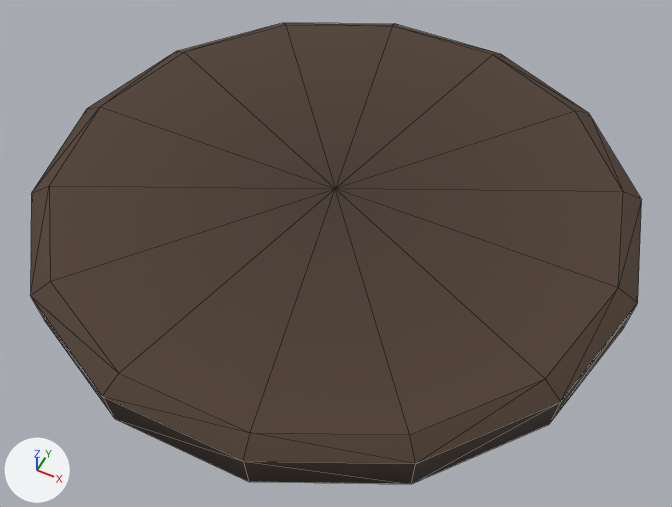
Two versions of the glTF model games/yorimichi/assets/belmonte/meshes/SM_BM_BP_Saucer.glb, one commit apart.
Before and after are seen from a 50 mm lens placed at (0.293, -0.584, 0.676), pointed at (0.016, -0.031, -0.016). The axes (+X, +Y, +Z) are drawn at lower left. The lights are the same throughout. The first picture is the older version. Mesh edges are drawn as thin lines. Vertices at exactly the same position are counted once.

In view in the first picture: 'SM_BM_BP_Saucer'.
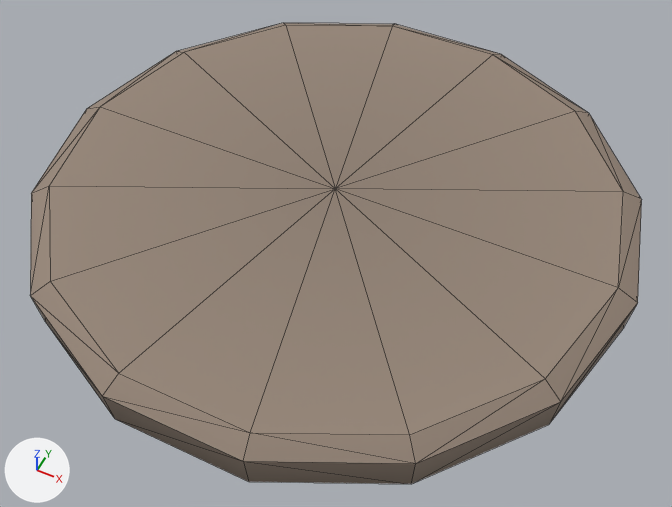
The change in detail:
me_sm_bp_saucer has 43 vertices, 70 faces and spans x -0.3..0.3, y -0.292..0.292, z -0.01..0.04.
me_sm_bp_saucer is used by ob_sm_bm_bp_saucer; location (0.0, 0.0, 0.0).
me_sm_bp_saucer part 1: 70 faces centred in x -0.288..0.288, y -0.291..0.291, z 0.003..0.04 are repainted in the vertex colours; the middle colour goes from brown #4a3a2e to brown #938376.

Boxes [x1, y1, x2, y2] around the edits, measured in the pictures (672 x 507 px):
part 1 of me_sm_bp_saucer, recoloured (lighter): [30, 23, 642, 484] in both
